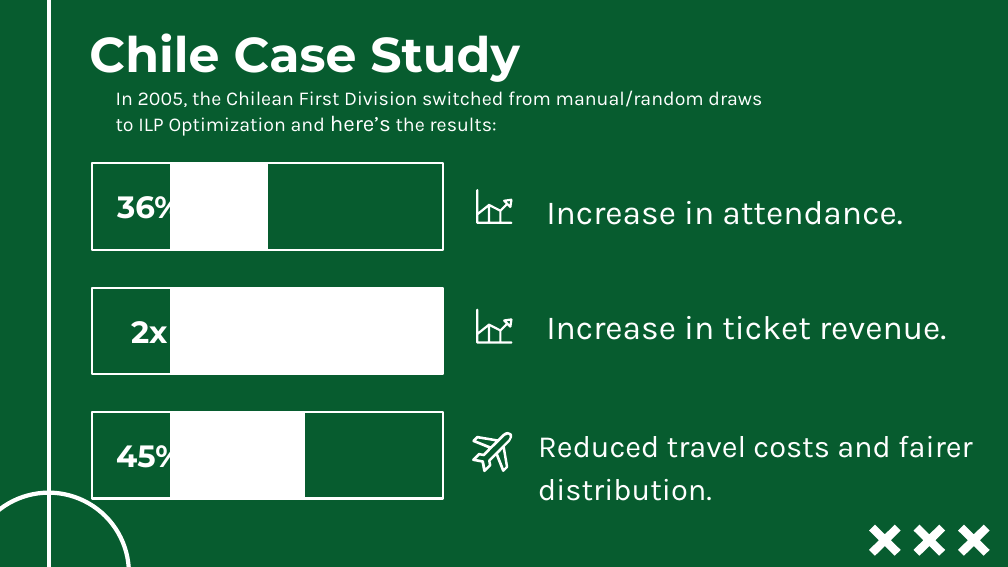
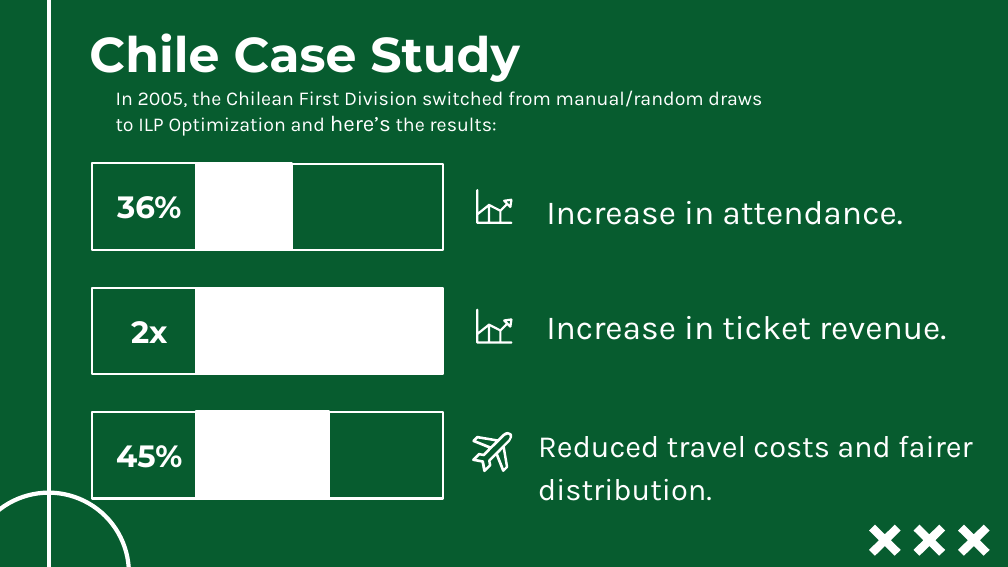
Before and after one commit to ghassanelgendy/egyptian-premier-league-schedule-optimizer, a slide deck: slide 13 of Documentations/presentation V1.pptx (slide 12 before the commit). Drawn at 1008x567 pixels with LibreOffice and Linux fonts; fonts in the diff are those of the drawing; background and template pictures are left out. Boxes give left, top, right and bottom in pixels: in the first picture for what was removed or moved away, otherwise in the second. Text is boxed around its words. In the diff, an @@ line names an element or a change of style, - is before the commit and + after.

```diff
--- a/Documentations/presentation V1.pptx
+++ b/Documentations/presentation V1.pptx
@@ rectangle: place and size @@
-rectangle at [171,163,266,250]
+rectangle at [197,163,291,250]
@@ rectangle: place and size @@
-rectangle at [171,163,444,250]
+rectangle at [200,164,443,251]
@@ rectangle: place and size @@
-rectangle at [171,287,444,374]
+rectangle at [197,287,444,374]
@@ rectangle: place and size @@
-rectangle at [171,412,304,499]
+rectangle at [197,411,330,498]
@@ rectangle: place and size @@
-rectangle at [171,412,444,499]
+rectangle at [197,412,444,499]
```
Also in this commit, not shown: 1 other slide changed, 1 slide added.
